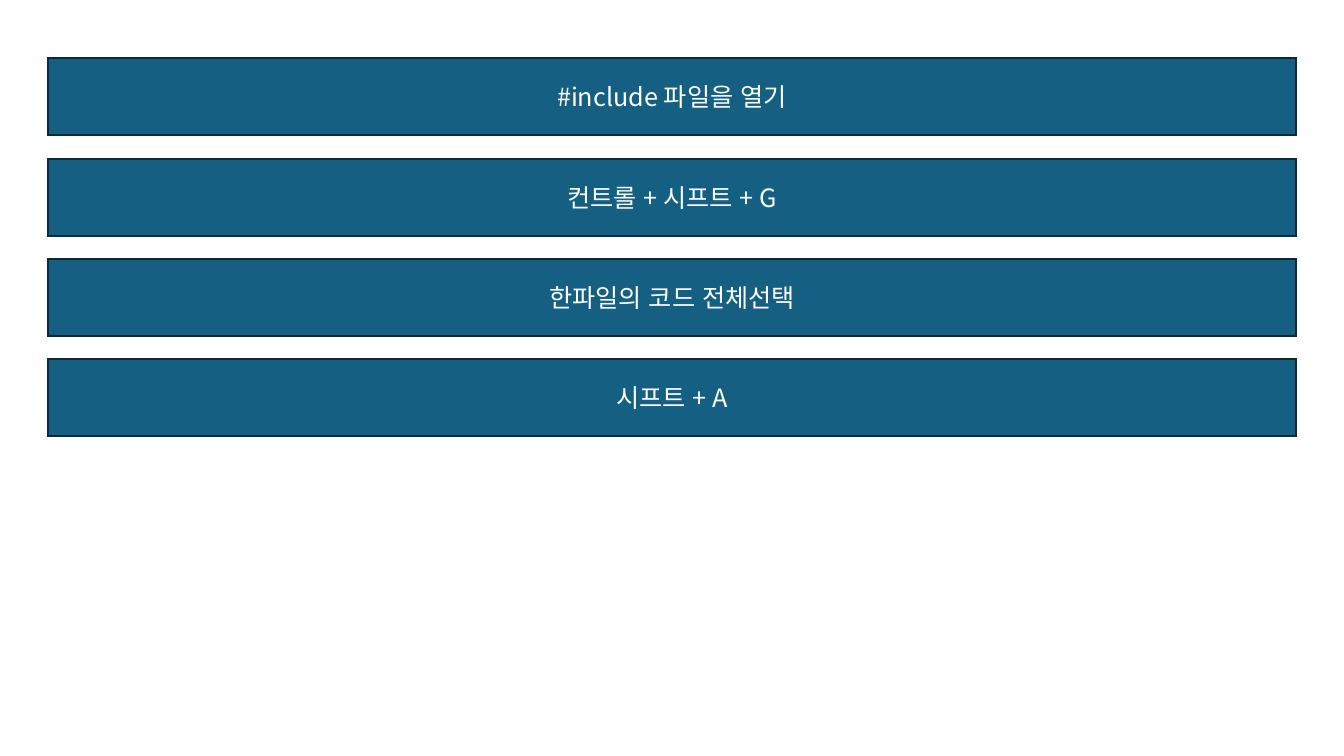
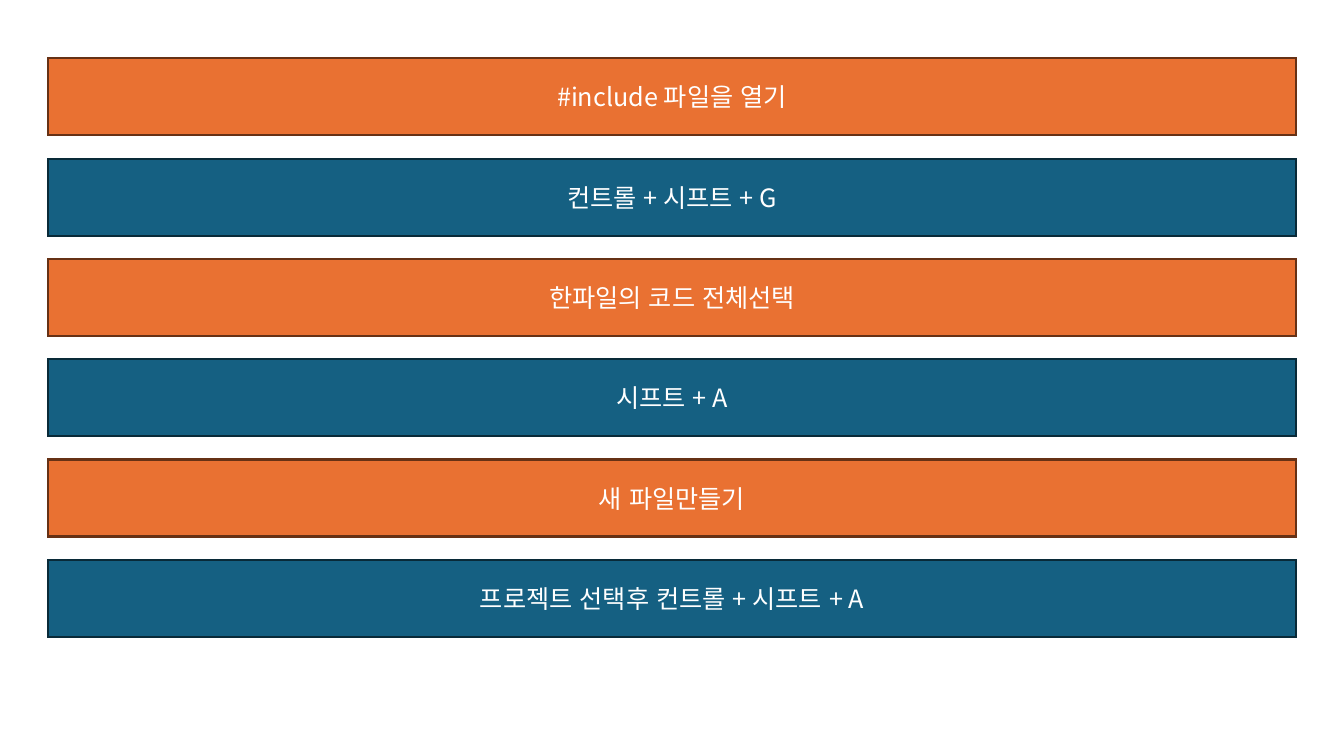
Before and after one commit to JaeSuGang/AssortRockAssignment, a slide deck: slide 11 of DOC/공통문서/비주얼스튜디오 단축키.pptx. Drawn at 1344x756 pixels with LibreOffice and Linux fonts; fonts in the diff are those of the drawing. Boxes give left, top, right and bottom in pixels: in the first picture for what was removed or moved away, otherwise in the second. Text is boxed around its words. In the diff, an @@ line names an element or a change of style, - is before the commit and + after.

```diff
--- a/DOC/공통문서/비주얼스튜디오 단축키.pptx
+++ b/DOC/공통문서/비주얼스튜디오 단축키.pptx
@@ rectangle "#include 파일을 열기" at (47, 58, 1296, 136): fill #156082 to #E97132; outline #092A39 1.5 pt to #663216 1.5 pt @@
@@ rectangle "한파일의 코드 전체선택" at (47, 259, 1296, 337): fill #156082 to #E97132; outline #092A39 1.5 pt to #663216 1.5 pt @@
@@ rectangle added at (47, 460, 1296, 537), fill #E97132, outline #663216 1.5 pt, 18 pt, text #FFFFFF @@
+새 파일만들기
@@ rectangle added at (47, 560, 1296, 637), fill #156082, outline #092A39 1.5 pt, 18 pt, text #FFFFFF @@
+프로젝트 선택후 컨트롤 + 시프트 + A
```
Also in this commit, not shown: 1 other slide changed, 20 other files.
